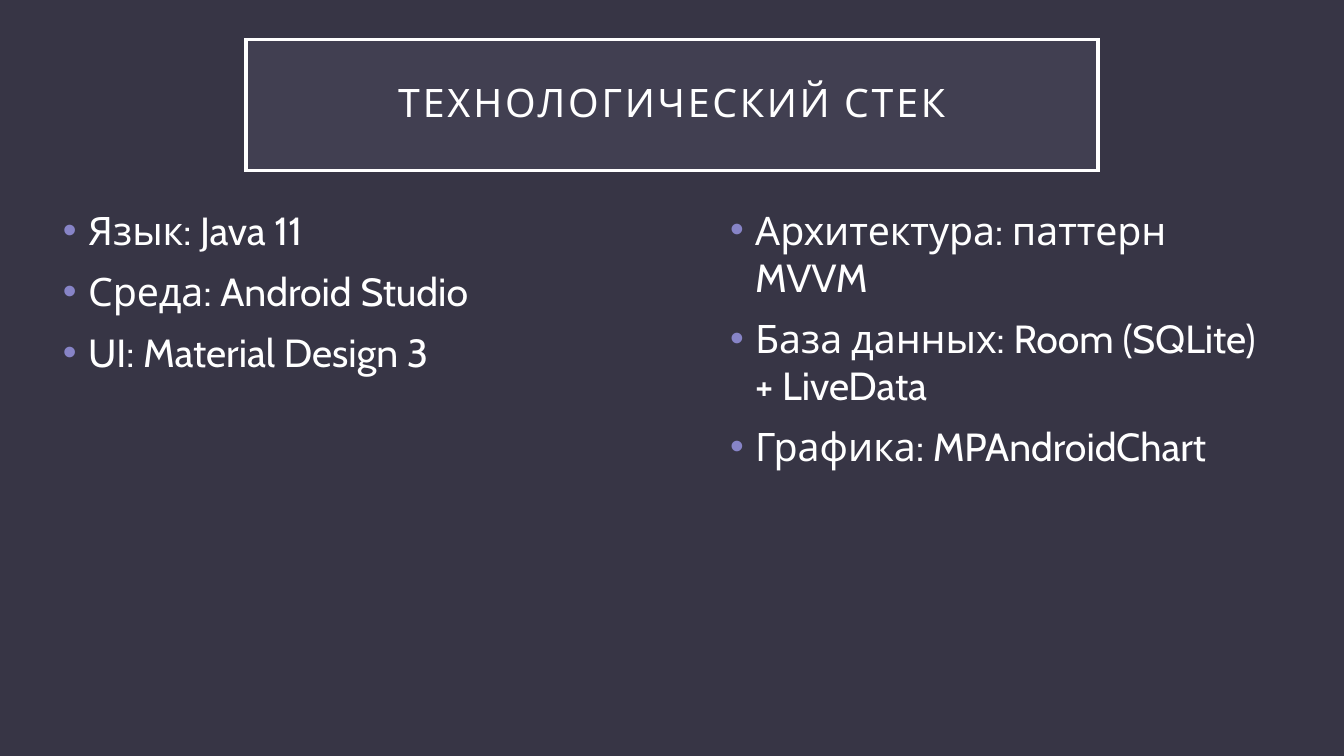
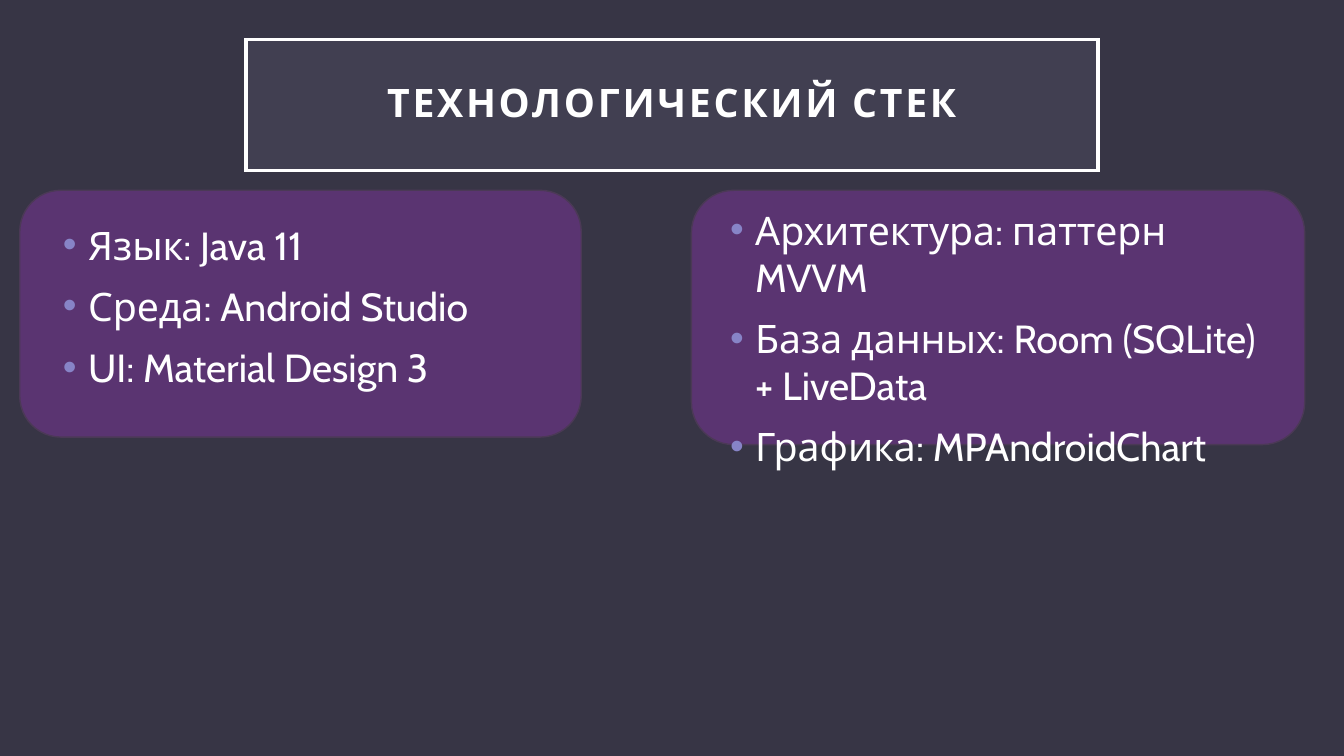
Before and after one commit to fl0k1337/qwe, a slide deck: slide 5 of Разработка мобильного приложения «ExpenseTracker».pptx. Drawn at 1344x756 pixels with LibreOffice and Linux fonts; fonts in the diff are those of the drawing. Boxes give left, top, right and bottom in pixels: in the first picture for what was removed or moved away, otherwise in the second. Text is boxed around its words. In the diff, an @@ line names an element or a change of style, - is before the commit and + after.

```diff
--- a/Разработка мобильного приложения «ExpenseTracker».pptx
+++ b/Разработка мобильного приложения «ExpenseTracker».pptx
@@ title "ТЕХНОЛОГИЧЕСКИЙ СТЕК" at (246,39,1098,170): bold on @@
@@ rounded rectangle added at (20,191,582,438), fill #5A3471, outline #4C3A57 1 pt @@
@@ rounded rectangle added at (692,191,1305,445), fill #5A3471, outline #4C3A57 1 pt @@
@@ text "Язык: Java 11": place and size @@
-text "Язык: Java 11" at (88,217,469,377)
+text "Язык: Java 11" at (88,232,469,391)
```
Also in this commit, not shown: 8 other slides changed.
